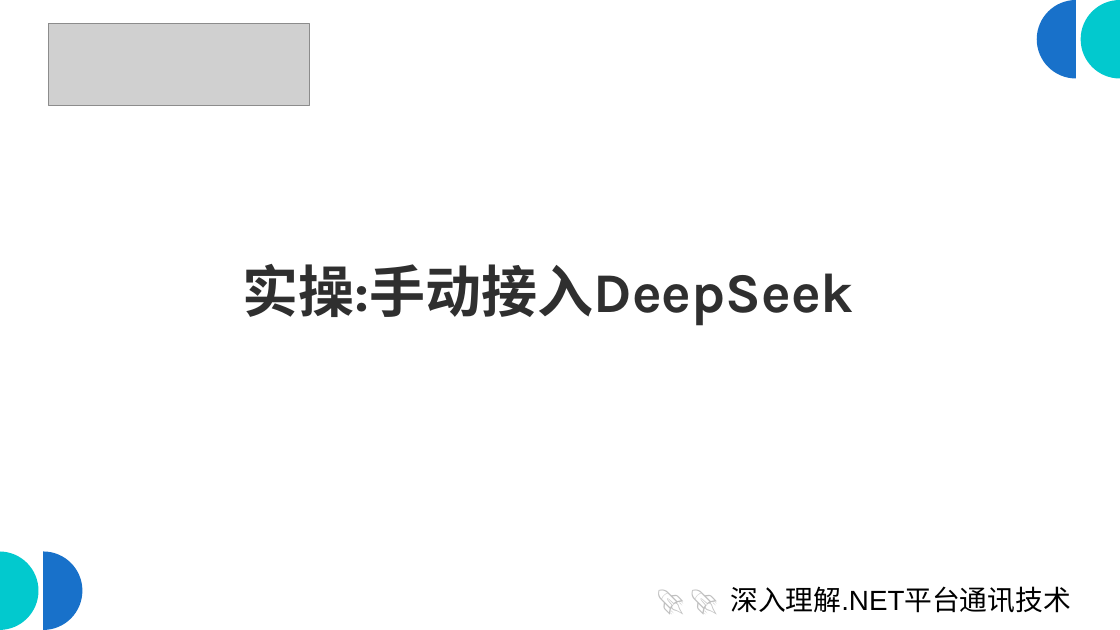
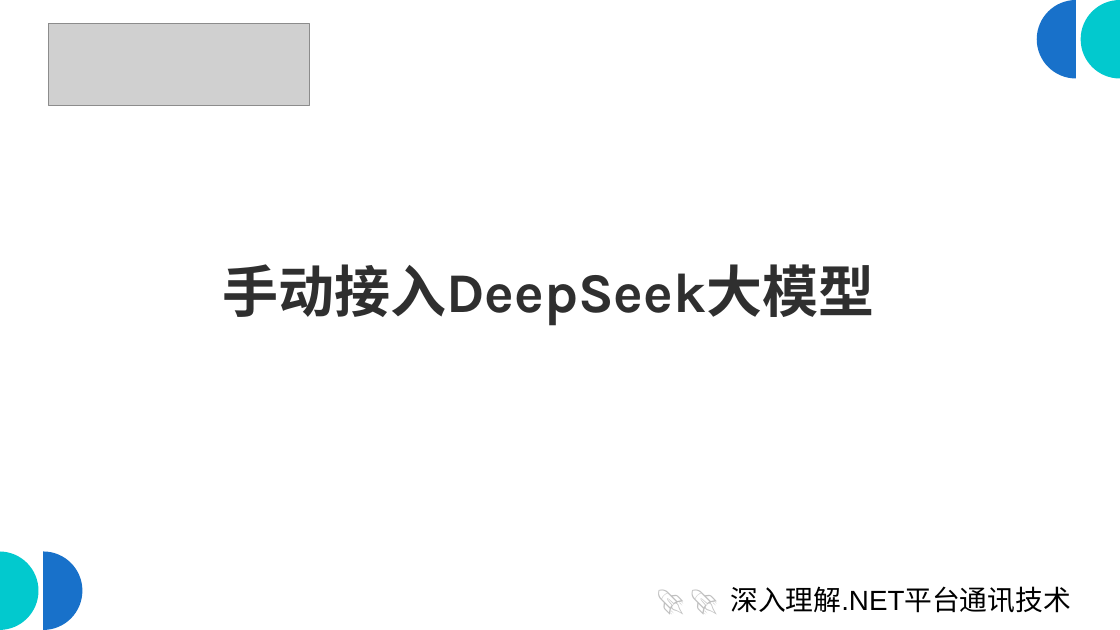
Before and after one commit to scottfly189/dotnet_net_course, a slide deck: slide 2 of src/4.DeepseekDemo/deep_seek.odp. Drawn at 1120x630 pixels with LibreOffice and Linux fonts; fonts in the diff are those of the drawing; grey boxes stand for pictures. Boxes give left, top, right and bottom in pixels: in the first picture for what was removed or moved away, otherwise in the second. Text is boxed around its words. In the diff, an @@ line names an element or a change of style, - is before the commit and + after.

```diff
--- a/src/4.DeepseekDemo/deep_seek.odp
+++ b/src/4.DeepseekDemo/deep_seek.odp
@@ title at (222, 264, 874, 326): text changed @@
-实操:手动接入DeepSeek
+手动接入DeepSeek大模型
```
Also in this commit, not shown: 5 other slides changed, 1 slide added, 2 slides removed, 6 other files.
